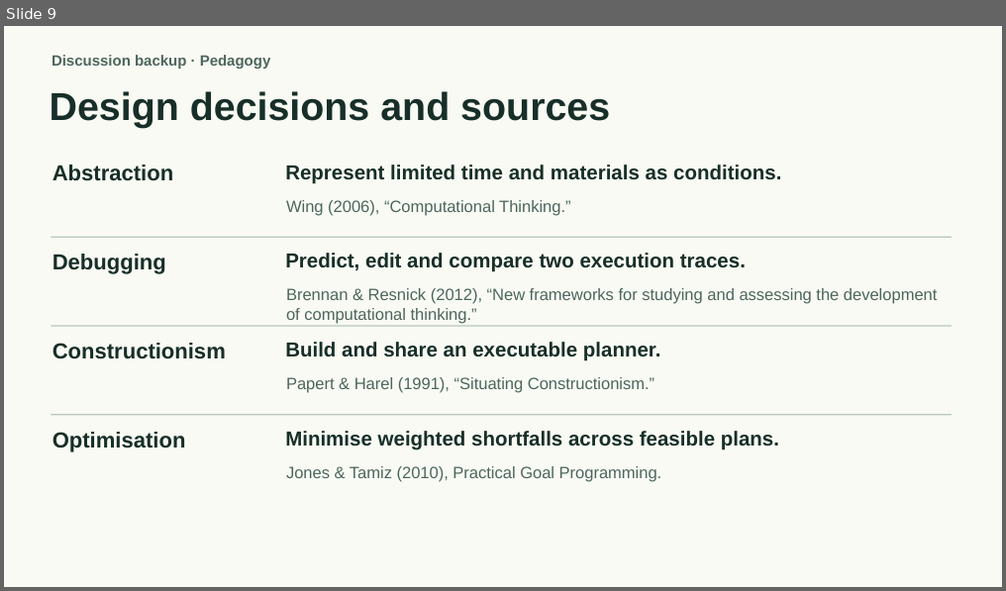
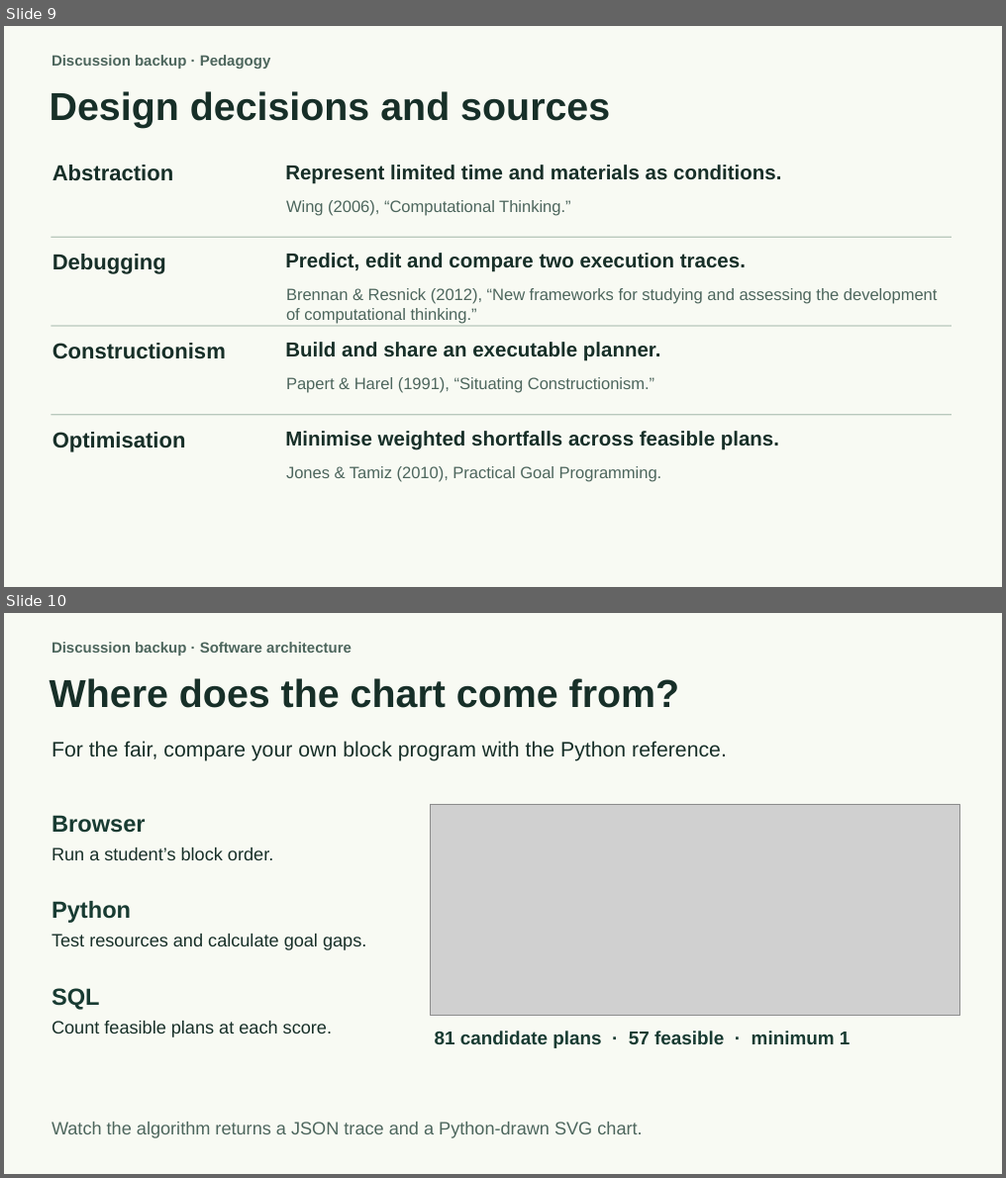
Before and after one commit to OpalliaHub/eco-quest-goal-programming, a slide deck: classroom/eco-quest-presentation.pptx. Shown one above the other, each under a label of ours: slide 9 before the commit, slides 9 and 10 after it. The pictures are 1006x591 and 1006x1178 pixels, drawn with LibreOffice and Linux fonts; fonts in the diff are those of the drawing; grey boxes stand for pictures. Boxes give left, top, right and bottom in pixels: in the first picture for what was removed or moved away, otherwise in the second. Text is boxed around its words. In the diff, an @@ line names an element or a change of style, - is before the commit and + after.

Commit message:
Add an optional Python and SQL reference trace to the classroom deck

```diff
--- a/classroom/eco-quest-presentation.pptx
+++ b/classroom/eco-quest-presentation.pptx
@@ slide 10 added at [4,613,1002,1174], background #F8FAF3 @@
@@ text added at [52,642,351,656], 14.2 pt, text #4D665D, bold @@
+Discussion backup · Software architecture
@@ text added at [50,678,680,708], 37.5 pt, text #172F28, bold @@
+Where does the chart come from?
@@ text added at [52,741,727,761], 20.2 pt, text #172F28 @@
+For the fair, compare your own block program with the Python reference.
@@ text added at [52,815,146,833], 22.5 pt, text #183B32, bold @@
+Browser
@@ picture added at [430,804,960,1015] @@
@@ text added at [52,848,273,861], 17.2 pt, text #172F28 @@
+Run a student’s block order.
@@ text added at [52,901,131,923], 22.5 pt, text #183B32, bold @@
+Python
@@ text added at [52,934,366,951], 17.2 pt, text #172F28 @@
+Test resources and calculate goal gaps.
@@ text added at [52,988,100,1010], 22.5 pt, text #183B32, bold @@
+SQL
@@ text added at [52,1021,332,1038], 17.2 pt, text #172F28 @@
+Count feasible plans at each score.
@@ text added at [435,1031,850,1049], 18 pt, text #183B32, bold @@
+81 candidate plans · 57 feasible · minimum 1
@@ text added at [52,1122,642,1139], 17.2 pt, text #4D665D @@
+Watch the algorithm returns a JSON trace and a Python-drawn SVG chart.
```
Also in this commit, not shown: 1 other file.
